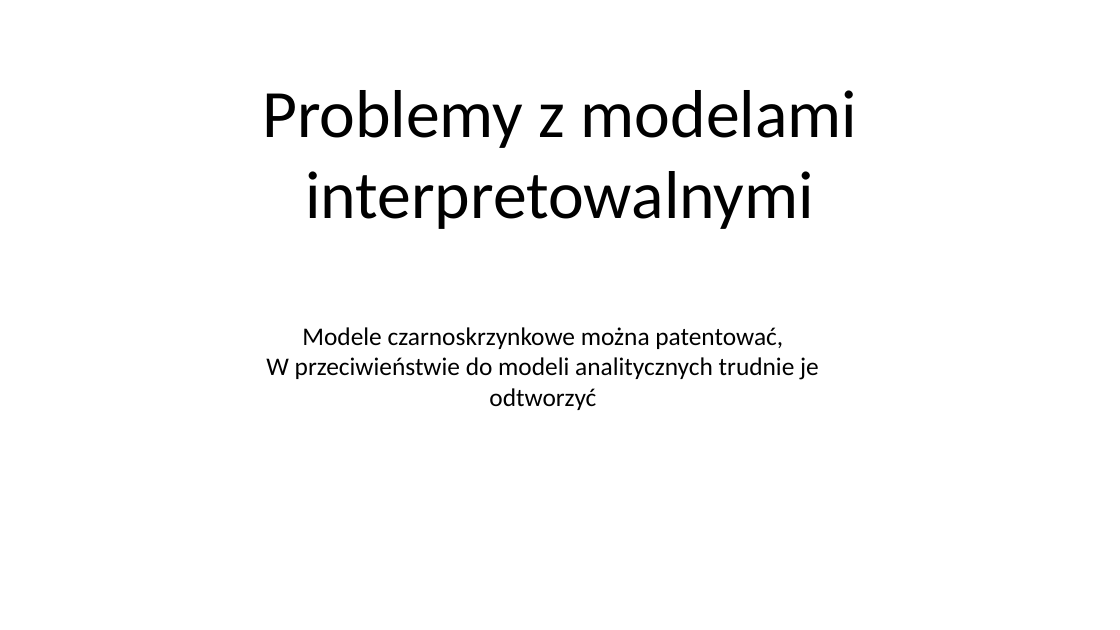
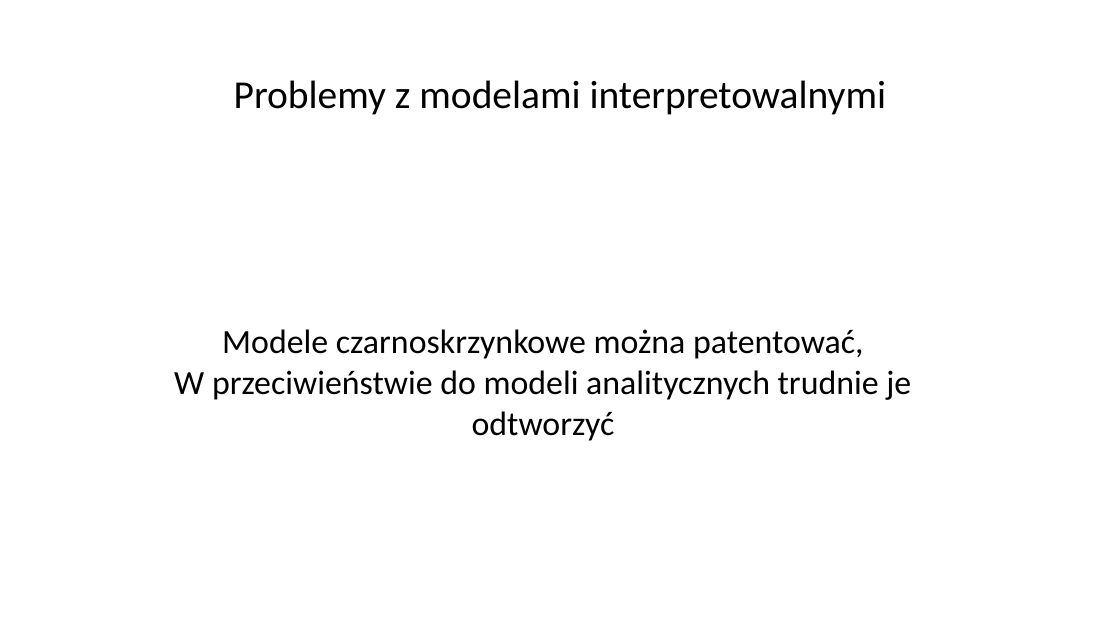
Before and after one commit to bogdankjastrzebski/WarsztatyBadawcze2, a slide deck: slide 9 of prezentacja/blackBox.odp. Drawn at 1120x630 pixels with LibreOffice and Linux fonts; fonts in the diff are those of the drawing. Boxes give left, top, right and bottom in pixels: in the first picture for what was removed or moved away, otherwise in the second. Text is boxed around its words. In the diff, an @@ line names an element or a change of style, - is before the commit and + after.

```diff
--- a/prezentacja/blackBox.odp
+++ b/prezentacja/blackBox.odp
@@ text "Problemy z modelami interpretowalnymi" at <box>234,80,887,115</box>: size 48 to 28 pt @@
@@ text "Modele czarnoskrzynkowe można patentować,": place and size @@
-text "Modele czarnoskrzynkowe można patentować," at <box>266,327,819,410</box>
+text "Modele czarnoskrzynkowe można patentować," at <box>174,329,911,441</box>
@@ text "Modele czarnoskrzynkowe można patentować," at <box>174,329,911,441</box>: size 18 to 24 pt @@
```
Also in this commit, not shown: 15 other slides changed, 2 slides added, 1 other file.
